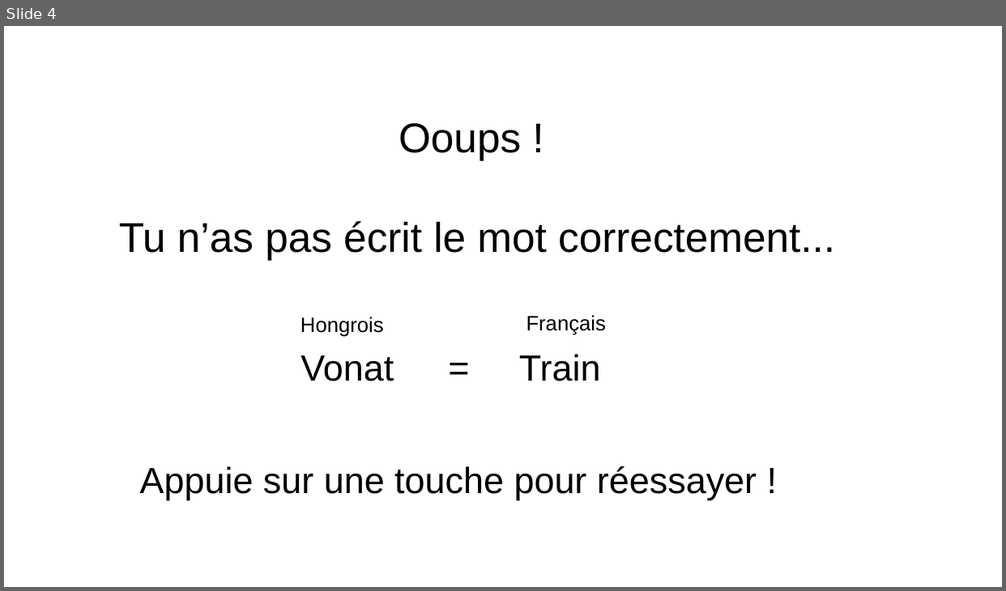
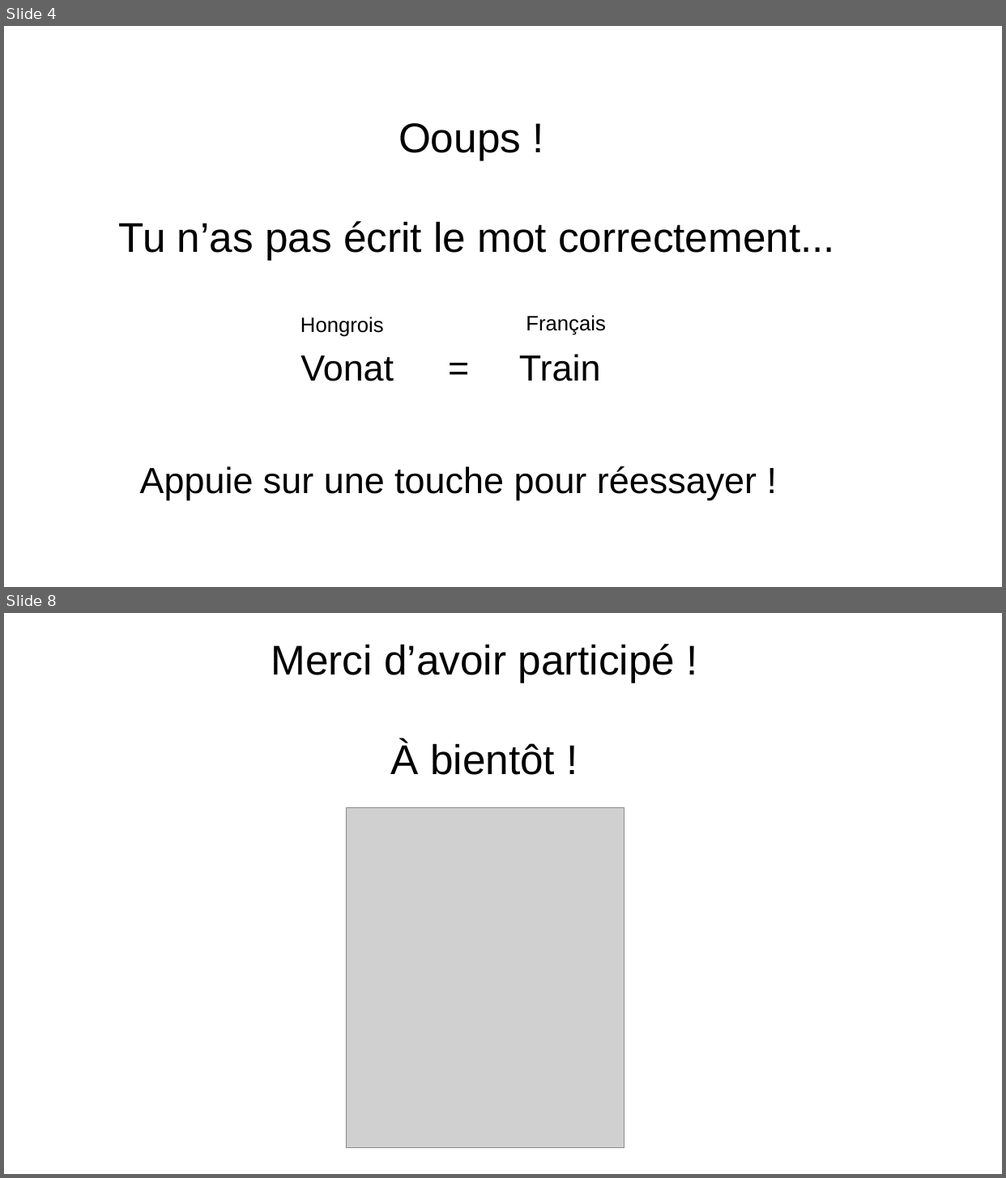
Before and after one commit to AlessandroCuozzo/Psycho, a slide deck: images/Images NEW.pptx. Shown one above the other, each under a label of ours: slide 4 before the commit, slides 4 and 8 after it; the slides between them are not shown. The pictures are 1006x591 and 1006x1178 pixels, drawn with LibreOffice and Linux fonts; fonts in the diff are those of the drawing; grey boxes stand for pictures. Boxes give left, top, right and bottom in pixels: in the first picture for what was removed or moved away, otherwise in the second. Text is boxed around its words. In the diff, an @@ line names an element or a change of style, - is before the commit and + after.

```diff
--- a/images/Images NEW.pptx
+++ b/images/Images NEW.pptx
@@ slide 8 added at [4,613,1002,1174], background #FFFFFF @@
@@ text added at [271,644,675,775], 40 pt, text #000000 @@
+Merci d’avoir participé !
+À bientôt !
@@ picture added at [346,807,624,1149] @@
```
Also in this commit, not shown: 1 slide removed, 4 other files.
